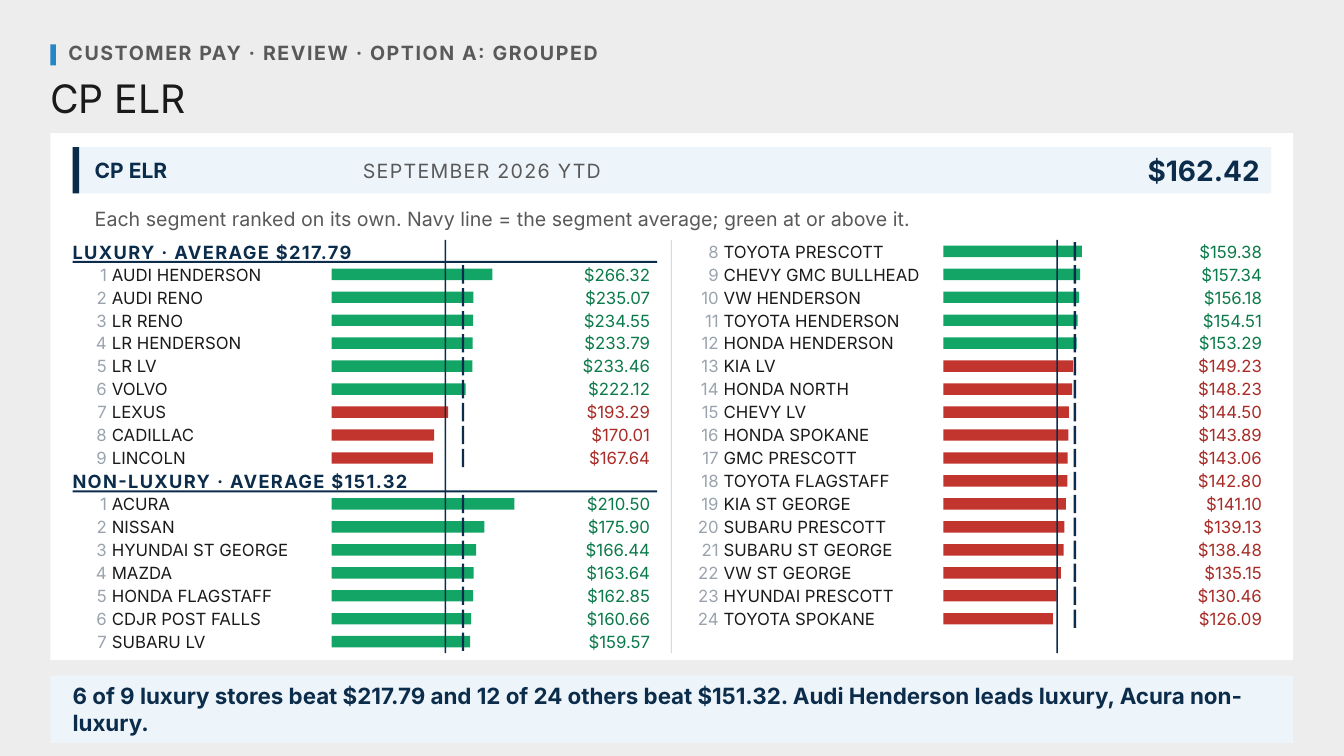
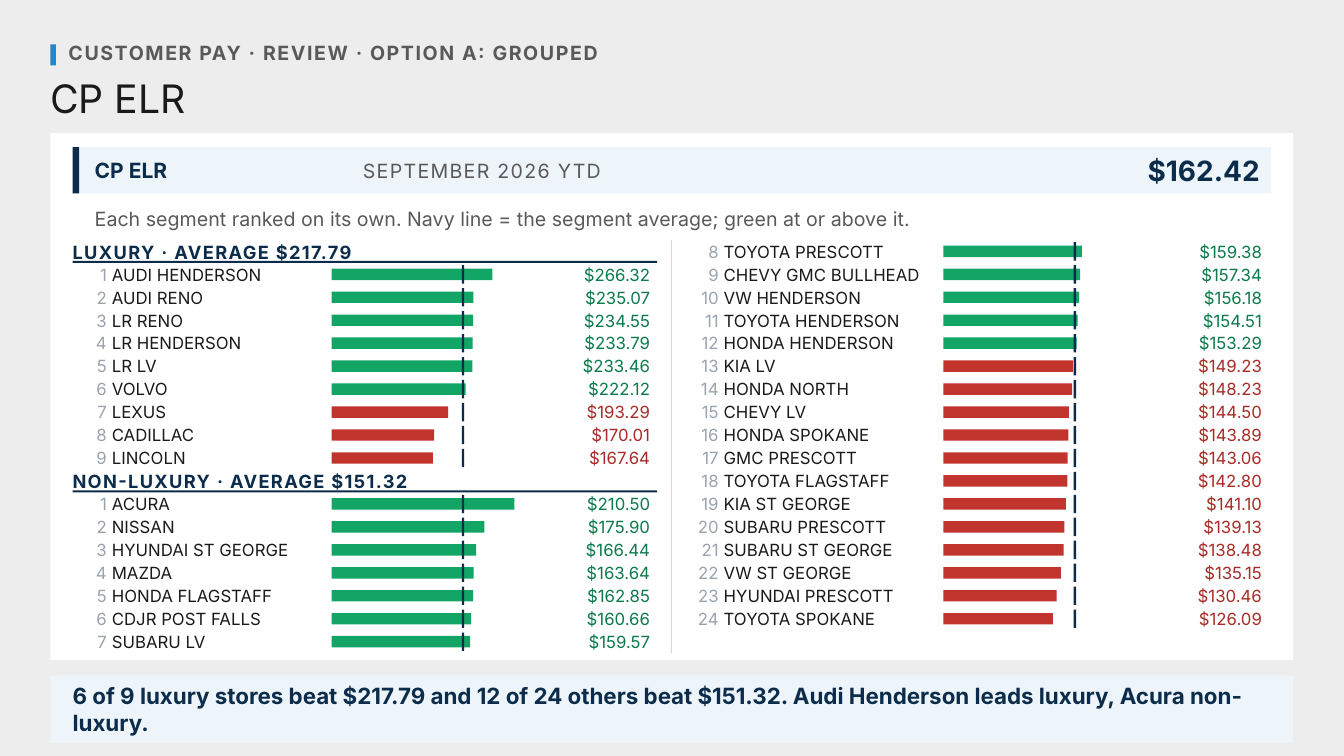
Before and after one commit to Ndresner/Noah, a slide deck: slide 1 of day2-deck/decks/Luxury Split Options - Review.pptx. Drawn at 1344x756 pixels with LibreOffice and Linux fonts; fonts in the diff are those of the drawing. Boxes give left, top, right and bottom in pixels: in the first picture for what was removed or moved away, otherwise in the second. Text is boxed around its words. In the diff, an @@ line names an element or a change of style, - is before the commit and + after.

```diff
--- a/day2-deck/decks/Luxury Split Options - Review.pptx
+++ b/day2-deck/decks/Luxury Split Options - Review.pptx
@@ rectangle removed at <box>445,240,447,653</box> @@
@@ rectangle removed at <box>1057,240,1059,653</box> @@
```
Also in this commit, not shown: 1 slide added, 6 other files.
